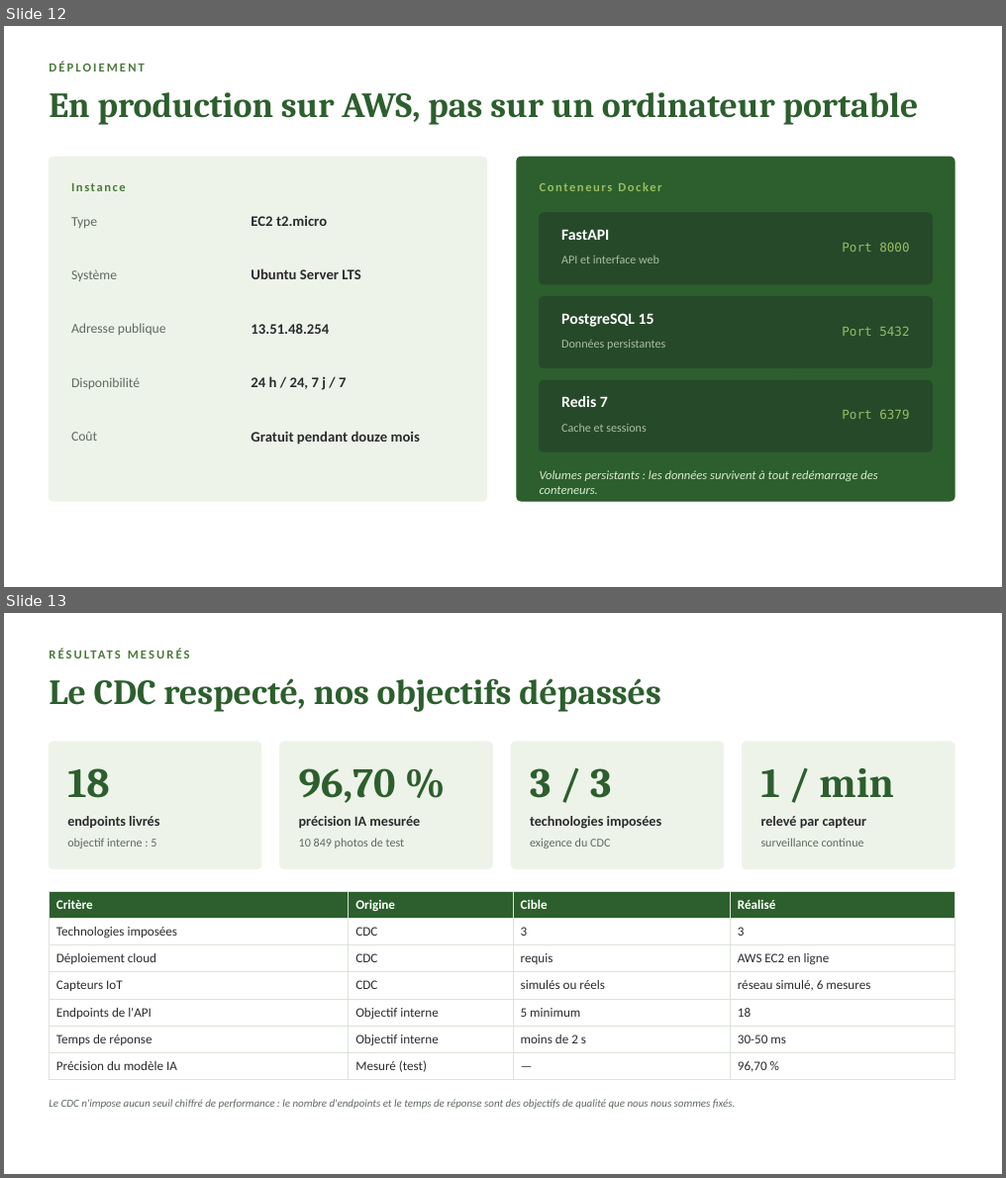
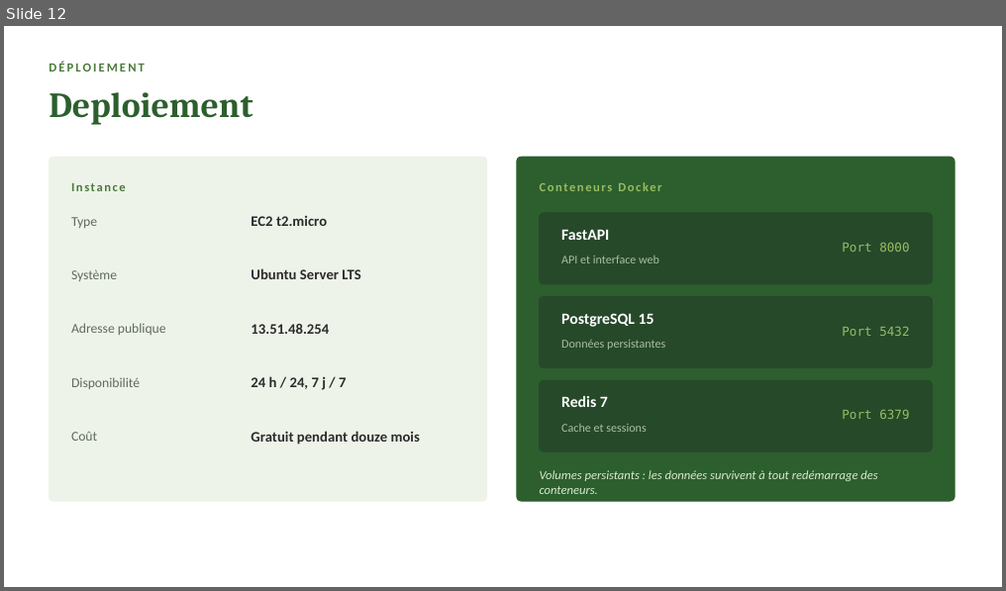
Before and after one commit to Antonito35/diagnositique-plante, a slide deck: SOUTENANCE.pptx. Shown one above the other, each under a label of ours: slides 12 and 13 before the commit, slide 12 after it. The pictures are 1006x1178 and 1006x591 pixels, drawn with LibreOffice and Linux fonts; fonts in the diff are those of the drawing. Boxes give left, top, right and bottom in pixels: in the first picture for what was removed or moved away, otherwise in the second. Text is boxed around its words. In the diff, an @@ line names an element or a change of style, - is before the commit and + after.

```diff
--- a/SOUTENANCE.pptx
+++ b/SOUTENANCE.pptx
@@ slide 13 removed at (4, 613, 1002, 1174), background #FFFFFF @@
@@ text removed at (49, 645, 954, 663) @@
-RÉSULTATS MESURÉS
@@ text removed at (49, 678, 661, 712) @@
-Le CDC respecté, nos objectifs dépassés
@@ rounded rectangle removed at (49, 742, 261, 869) @@
@@ rounded rectangle removed at (280, 742, 493, 869) @@
@@ rounded rectangle removed at (512, 742, 724, 869) @@
@@ rounded rectangle removed at (743, 742, 954, 869) @@
@@ text removed at (67, 768, 110, 798) @@
-18
@@ text removed at (299, 768, 396, 803) @@
-96,70 %
@@ text removed at (530, 768, 611, 798) @@
-3 / 3
@@ text removed at (761, 768, 894, 797) @@
-1 / min
@@ text removed at (67, 816, 159, 829) @@
-endpoints livrés
@@ text removed at (299, 816, 420, 829) @@
-précision IA mesurée
@@ text removed at (530, 816, 662, 829) @@
-technologies imposées
@@ text removed at (761, 816, 867, 829) @@
-relevé par capteur
@@ text removed at (67, 839, 156, 849) @@
-objectif interne : 5
@@ text removed at (299, 838, 405, 849) @@
-10 849 photos de test
@@ text removed at (530, 838, 610, 849) @@
-exigence du CDC
@@ text removed at (761, 838, 864, 847) @@
-surveillance continue
@@ table removed at (49, 891, 954, 1076), 7 rows, 4 columns @@
-Critère | Origine | Cible | Réalisé
-Technologies imposées | CDC | 3 | 3
-Déploiement cloud | CDC | requis | AWS EC2 en ligne
-Capteurs IoT | CDC | simulés ou réels | réseau simulé, 6 mesures
-Endpoints de l'API | Objectif interne | 5 minimum | 18
-Temps de réponse | Objectif interne | moins de 2 s | 30-50 ms
-Précision du modèle IA | Mesuré (test) | — | 96,70 %
@@ text removed at (49, 1099, 736, 1109) @@
-Le CDC n'impose aucun seuil chiffré de performance : le nombre d'endpoints et le temps de réponse sont des objectifs de qualité que nous nous sommes fixés.
@@ slide 12 changed as well @@
@@ text at (49, 92, 252, 125): text changed @@
-En production sur AWS, pas sur un ordinateur portable
+Deploiement
```
Also in this commit, not shown: 13 other slides changed, 1 slide added, 1 other slide removed.
